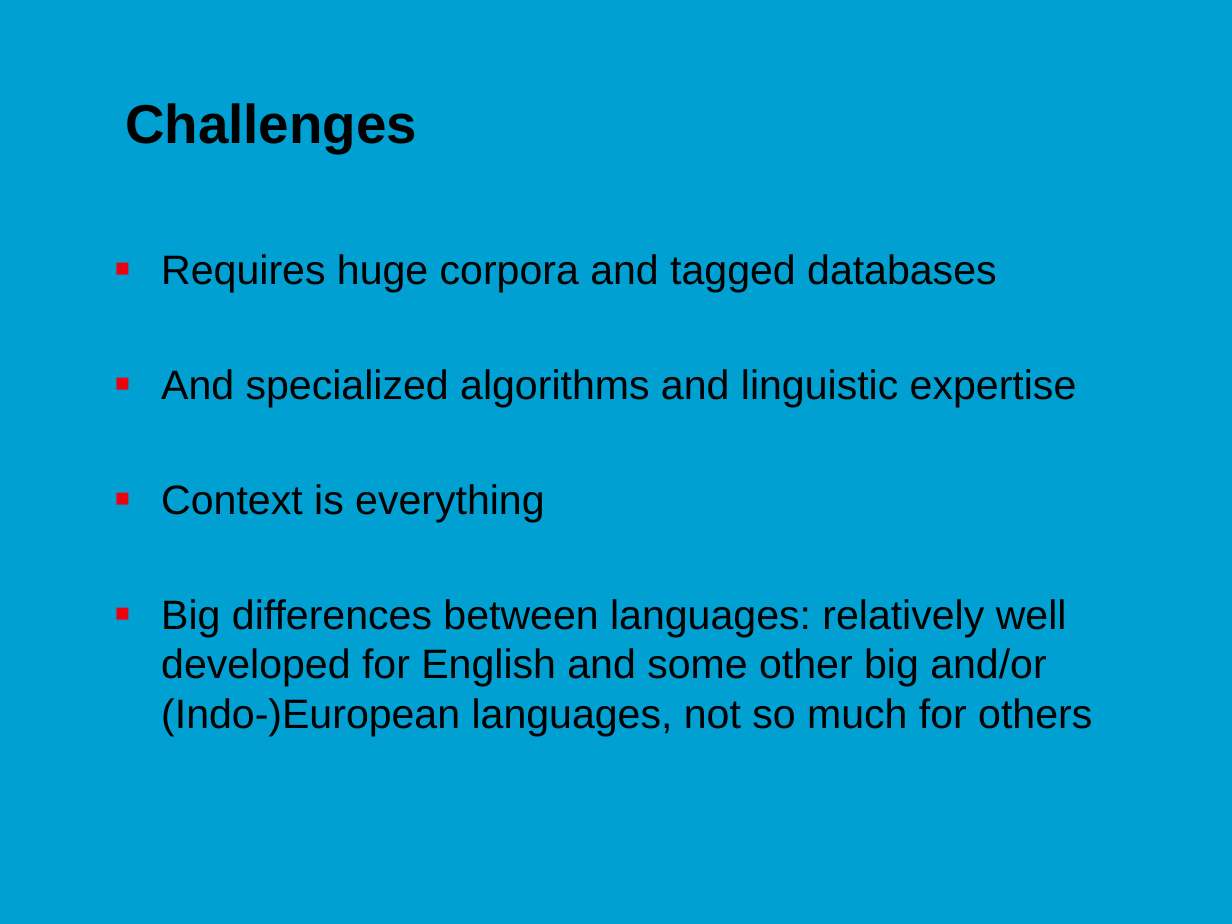
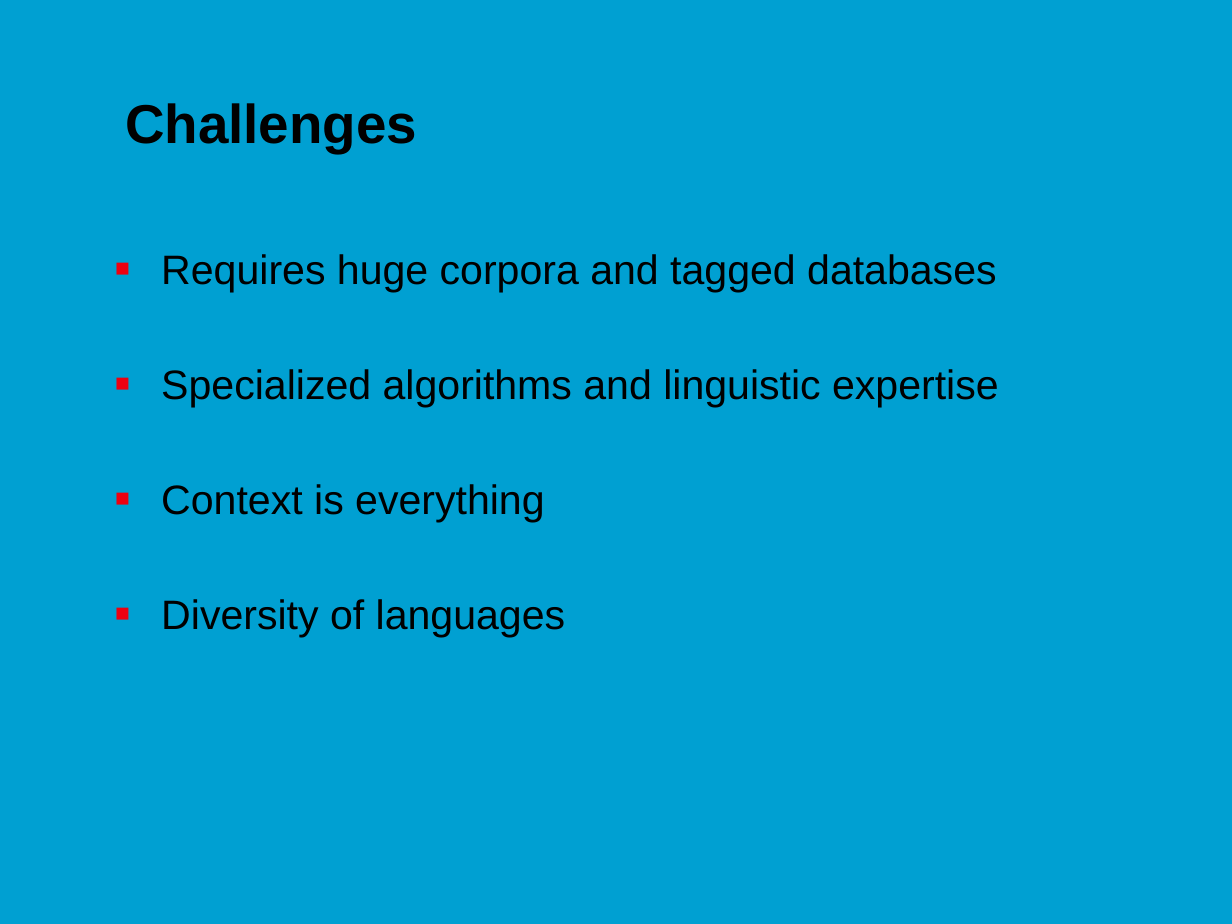
Before and after one commit to jonasmoons/data-driven-learning, a slide deck: slide 5 of slides/Week 6 - text mining.pptx. Drawn at 1232x924 pixels with LibreOffice and Linux fonts; fonts in the diff are those of the drawing; background and template pictures are left out. Boxes give left, top, right and bottom in pixels: in the first picture for what was removed or moved away, otherwise in the second. Text is boxed around its words. In the diff, an @@ line names an element or a change of style, - is before the commit and + after.

```diff
--- a/slides/Week 6 - text mining.pptx
+++ b/slides/Week 6 - text mining.pptx
@@ text at (161,369,999,407): text changed @@
-■ And specialized algorithms and linguistic expertise
+■ Specialized algorithms and linguistic expertise
@@ text at (161,599,566,637): text changed @@
-■ Big differences between languages: relatively well developed for English and some other big and/or (Indo-)European languages, not so much for others
+■ Diversity of languages
```
Also in this commit, not shown: 12 other slides changed, 2 slides added, 1 slide removed, 3 other files.
